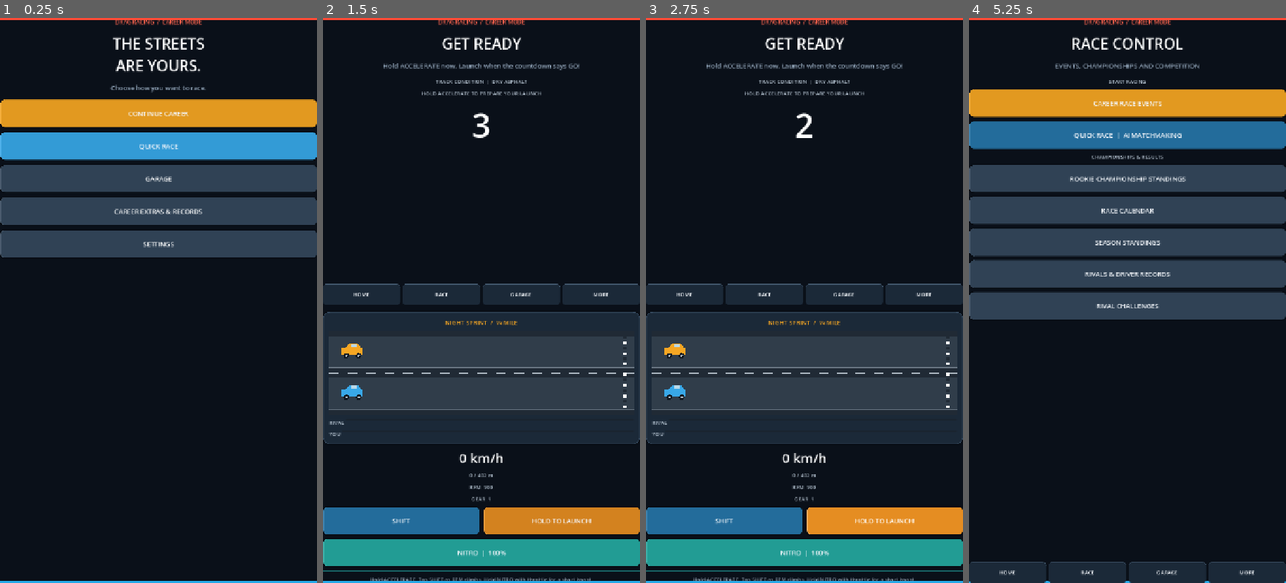
Above: before the commit, frames 1-4 (left to right).
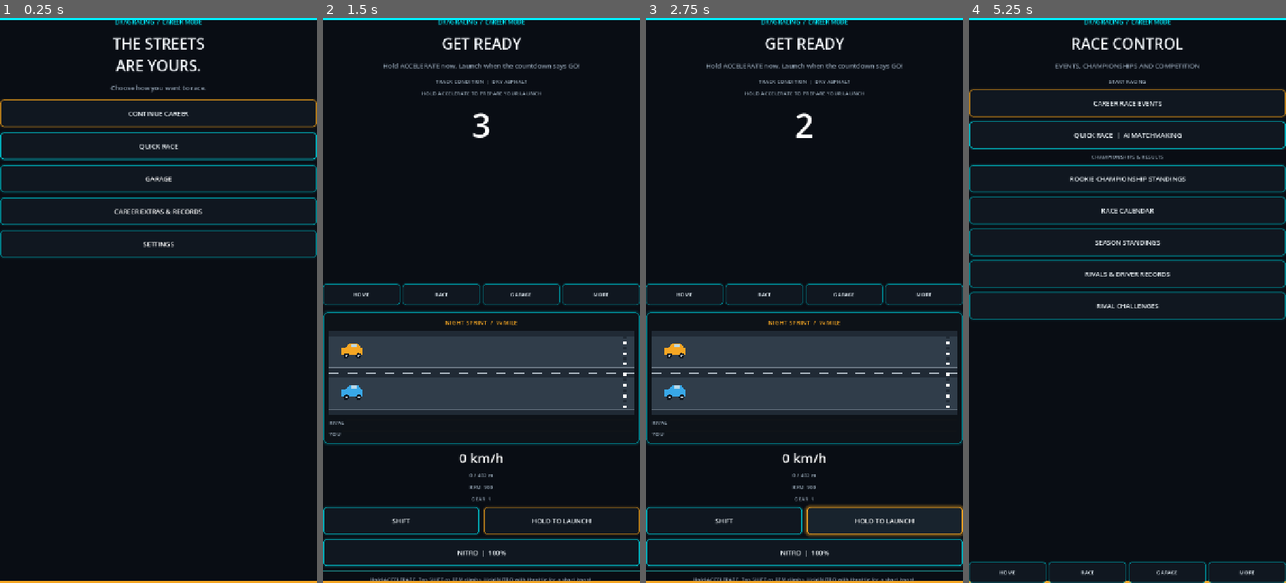
Above: after the commit, the same moments.

Repository: gleeshyyy/-Drag-Racing-Career
Game: Godot game, scene res://main.tscn
Same seed, same stepped clock (60 frames per second), same inputs: the game is played once before the commit and once after it.
Inputs:
- Up to frame 1 (0.25 s): no input
- Up to frame 2 (1.5 s): click "CONTINUE CAREER" at 0.5 s; click "ENTER NEXT RACE" at 1.25 s
- Up to frame 3 (2.75 s): click "HOLD TO LAUNCH!" at 2 s
- Up to frame 4 (5.25 s): click "HOLD TO LAUNCH!" at 2.75 s; click "HOME" at 3.5 s; click "ENTER NEXT RACE" at 4.25 s; click "RACING & CHAMPIONSHIPS →" at 5 s

The runs differ from the first frame. In frame 1, 25% of the frame differs, in the area x 0-100%, y 0-100%; in frame 2, 20%; in frame 3, 20%; in frame 4, 35%.
Error in both runs: Invalid assignment of property or key 'text' with value of type 'String' on a base object of type 'previously freed'. (res://main.gd:2937)

Commit message:
Establish midnight neon visual theme and reusable UI styles

Diff:
--- a/main.gd
+++ b/main.gd
@@ -277,16 +277,16 @@
 func _build_interface() -> void:
 	set_anchors_and_offsets_preset(Control.PRESET_FULL_RECT)
 	var bg := ColorRect.new()
-	bg.color = Color("#0a1019")
+	bg.color = Color("#090d14")
 	bg.set_anchors_and_offsets_preset(Control.PRESET_FULL_RECT)
 	add_child(bg)
 	var top_accent := ColorRect.new()
-	top_accent.color = Color("#ff4b36")
+	top_accent.color = Color("#00f0ff")
 	top_accent.anchor_right = 1.0
 	top_accent.offset_bottom = 6.0
 	add_child(top_accent)
 	var bottom_accent := ColorRect.new()
-	bottom_accent.color = Color("#25a9e8")
+	bottom_accent.color = Color("#f5a623")
 	bottom_accent.anchor_top = 1.0
 	bottom_accent.anchor_right = 1.0
 	bottom_accent.offset_top = -4.0
@@ -304,21 +304,21 @@
 	brand.text = "DRAG RACING  /  CAREER MODE"
 	brand.horizontal_alignment = HORIZONTAL_ALIGNMENT_CENTER
 	brand.add_theme_font_size_override("font_size", 13)
-	brand.add_theme_color_override("font_color", Color("#ff654f"))
+	brand.add_theme_color_override("font_color", Color("#00f0ff"))
 	root.add_child(brand)
 
 	title_label = Label.new()
 	title_label.text = "THE STREETS\nARE YOURS."
 	title_label.horizontal_alignment = HORIZONTAL_ALIGNMENT_CENTER
 	title_label.add_theme_font_size_override("font_size", 34)
-	title_label.add_theme_color_override("font_color", Color.WHITE)
+	title_label.add_theme_color_override("font_color", Color("#f2f6fa"))
 	root.add_child(title_label)
 
 	status_label = Label.new()
 	status_label.text = "A new career starts with one race."
 	status_label.horizontal_alignment = HORIZONTAL_ALIGNMENT_CENTER
 	status_label.add_theme_font_size_override("font_size", 15)
-	status_label.add_theme_color_override("font_color", Color("#91a4b8"))
+	status_label.add_theme_color_override("font_color", Color("#8b9aaa"))
 	root.add_child(status_label)
 
 	menu_panel = VBoxContainer.new()
@@ -3521,22 +3521,32 @@
 	button.custom_minimum_size = Vector2(0, 48)
 	button.size_flags_horizontal = Control.SIZE_EXPAND_FILL
 	button.add_theme_font_size_override("font_size", 12)
-	button.add_theme_color_override("font_color", Color("#f4f7fb"))
+	button.add_theme_color_override("font_color", Color("#dce7ef"))
+	button.add_theme_color_override("font_hover_color", Color("#00f0ff"))
 	var style := StyleBoxFlat.new()
-	style.bg_color = Color("#1b2938")
+	style.bg_color = Color("#101720")
+	style.border_width_left = 1
 	style.border_width_top = 2
-	style.border_color = Color("#40556b")
+	style.border_width_right = 1
+	style.border_width_bottom = 1
+	style.border_color = Color("#007b86")
 	style.set_content_margin_all(5)
 	style.corner_radius_top_left = 7
 	style.corner_radius_top_right = 7
 	style.corner_radius_bottom_left = 7
 	style.corner_radius_bottom_right = 7
+	style.shadow_color = Color(0.0, 0.94, 1.0, 0.12)
+	style.shadow_size = 3
 	button.add_theme_stylebox_override("normal", style)
 	var hover := style.duplicate()
-	hover.bg_color = Color("#34485d")
-	hover.border_color = Color("#f5a623")
+	hover.bg_color = Color("#17242e")
+	hover.border_color = Color("#00f0ff")
+	hover.shadow_color = Color(0.0, 0.94, 1.0, 0.38)
+	hover.shadow_size = 6
 	button.add_theme_stylebox_override("hover", hover)
-	button.add_theme_stylebox_override("pressed", hover)
+	var pressed := hover.duplicate()
+	pressed.bg_color = Color("#20313c")
+	button.add_theme_stylebox_override("pressed", pressed)
 	button.pressed.connect(callback)
 	return button
 
@@ -3545,35 +3555,48 @@
 	button.text = caption
 	button.custom_minimum_size = Vector2(0, 62)
 	button.add_theme_font_size_override("font_size", 15)
-	button.add_theme_color_override("font_color", Color("#f4f7fb"))
+	button.add_theme_color_override("font_color", Color("#edf4f8"))
 	button.add_theme_color_override("font_hover_color", Color.WHITE)
 	button.add_theme_color_override("font_pressed_color", Color.WHITE)
-	button.add_theme_color_override("font_disabled_color", Color("#788594"))
+	button.add_theme_color_override("font_disabled_color", Color("#687582"))
 	button.add_theme_constant_override("outline_size", 0)
+	var accent := Color("#00f0ff")
+	if fill.is_equal_approx(Color("#f5a623")) or fill.is_equal_approx(Color("#e58d22")) or fill.is_equal_approx(Color("#c17a28")):
+		accent = Color("#f5a623")
+	elif fill.is_equal_approx(Color("#ff3b30")) or fill.is_equal_approx(Color("#e53935")):
+		accent = Color("#ff3b30")
+	elif fill.is_equal_approx(Color("#34485d")) or fill.is_equal_approx(Color("#263545")):
+		accent = Color("#00aebb")
 	var style := StyleBoxFlat.new()
-	style.bg_color = fill.darkened(0.08)
+	style.bg_color = Color("#101720")
 	style.set_content_margin_all(12)
 	style.border_width_left = 2
-	style.border_color = fill.lightened(0.12)
-	style.corner_radius_top_left = 10
-	style.corner_radius_top_right = 10
-	style.corner_radius_bottom_left = 10
-	style.corner_radius_bottom_right = 10
-	style.shadow_color = Color(0, 0, 0, 0.28)
+	style.border_width_top = 2
+	style.border_width_right = 2
+	style.border_width_bottom = 2
+	style.border_color = accent.darkened(0.25)
+	style.corner_radius_top_left = 9
+	style.corner_radius_top_right = 9
+	style.corner_radius_bottom_left = 9
+	style.corner_radius_bottom_right = 9
+	style.shadow_color = Color(accent.r, accent.g, accent.b, 0.16)
 	style.shadow_size = 4
 	button.add_theme_stylebox_override("normal", style)
 	var hover := style.duplicate()
-	hover.bg_color = fill
-	hover.border_color = fill.lightened(0.3)
-	hover.shadow_size = 7
+	hover.bg_color = Color("#18232d")
+	hover.border_color = accent
+	hover.shadow_color = Color(accent.r, accent.g, accent.b, 0.42)
+	hover.shadow_size = 8
 	button.add_theme_stylebox_override("hover", hover)
 	var pressed := style.duplicate()
-	pressed.bg_color = fill.darkened(0.2)
-	pressed.shadow_size = 1
+	pressed.bg_color = Color("#202e39")
+	pressed.border_color = accent.lightened(0.12)
+	pressed.shadow_size = 2
 	button.add_theme_stylebox_override("pressed", pressed)
 	var disabled := style.duplicate()
-	disabled.bg_color = Color("#26313d")
-	disabled.border_color = Color("#3a4653")
+	disabled.bg_color = Color("#0d1117")
+	disabled.border_color = Color("#303b46")
+	disabled.shadow_size = 0
 	button.add_theme_stylebox_override("disabled", disabled)
 	button.pressed.connect(_play_ui_click)
 	return button
@@ -3589,26 +3612,30 @@
 
 func _panel_style(fill: String) -> StyleBoxFlat:
 	var style := StyleBoxFlat.new()
-	style.bg_color = Color(fill)
-	style.border_width_left = 1
-	style.border_width_top = 1
-	style.border_width_right = 1
-	style.border_width_bottom = 1
-	style.border_color = Color("#34485d")
-	style.shadow_color = Color(0, 0, 0, 0.22)
-	style.shadow_size = 5
+	var panel_tint := Color("#0d1117")
+	var source := Color(fill)
+	if source.get_luminance() > 0.22:
+		panel_tint = panel_tint.lerp(source, 0.045)
+	style.bg_color = Color(panel_tint.r, panel_tint.g, panel_tint.b, 0.96)
+	style.border_width_left = 2
+	style.border_width_top = 2
+	style.border_width_right = 2
+	style.border_width_bottom = 2
+	style.border_color = Color("#007b86")
+	style.shadow_color = Color(0.0, 0.94, 1.0, 0.13)
+	style.shadow_size = 6
 	style.set_content_margin_all(14)
-	style.corner_radius_top_left = 14
-	style.corner_radius_top_right = 14
-	style.corner_radius_bottom_left = 14
-	style.corner_radius_bottom_right = 14
+	style.corner_radius_top_left = 12
+	style.corner_radius_top_right = 12
+	style.corner_radius_bottom_left = 12
+	style.corner_radius_bottom_right = 12
 	return style
 
 func _small_label(caption: String) -> Label:
 	var label := Label.new()
 	label.text = caption
 	label.add_theme_font_size_override("font_size", 12)
-	label.add_theme_color_override("font_color", Color("#b8c6d4"))
+	label.add_theme_color_override("font_color", Color("#9aabba"))
 	return label
 
 func _large_label(caption: String) -> Label:
